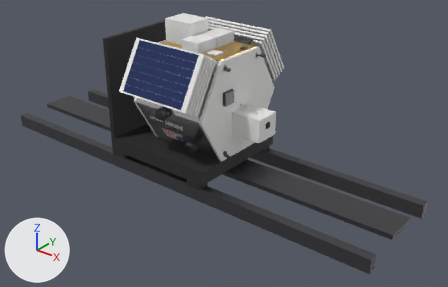
An edit to the glTF model frontend/public/models/aether.glb, drawn before and after from the same camera.
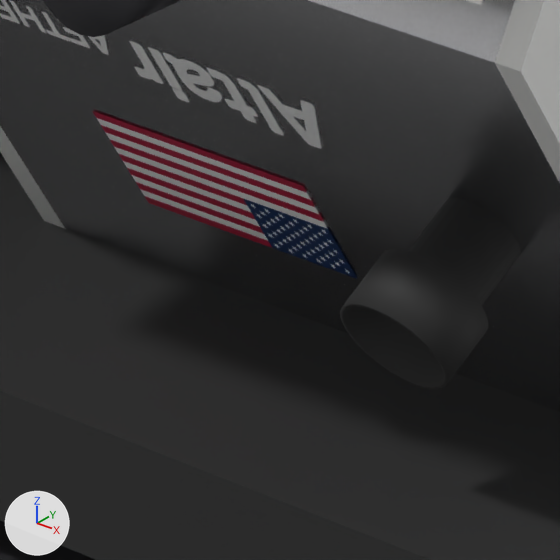
Old and new are each drawn whole from a 50 mm camera at (3.89, -3.83, 1.96) aimed at (0.81, 0.02, -0.42) and again close up on the part from 34% to 46% of the width and 41% to 59% of the height. Arrows for +X, +Y and +Z are at lower left; the lights stay in place. The older version's two pictures come first. Where no turn or scale is listed for an object, it has been applied to the vertices.

The scene before the commit, as lines of its bpy script (objects in view):
```python
me_craft_flag0 = bpy.data.meshes.new('craft_flag0')
me_craft_flag0.from_pydata(...)  # 91 vertices, 144 faces; spans x -1.0..1.0, y -0.26..0.26, z -0.46..0.46
me_craft_flag0.materials.append(mat_aether_flag)  # picture img_aether_flag
me_sled_base = bpy.data.meshes.new('sled_base')
me_sled_base.from_pydata(...)  # 28 vertices, 60 faces; spans x -0.538..0.538, y -0.5..0.5, z -0.06..0.06
me_sled_base.materials.append(mat_black)  # black #272727
me_star_tracker0 = bpy.data.meshes.new('star_tracker0')
me_star_tracker0.from_pydata(...)  # 146 vertices, 288 faces; spans x -0.0495..0.0495, y -0.0767..0.0695, z -0.0729..0.0603
me_star_tracker0.materials.append(mat_black)  # black #272727
ob_craft_flag0 = bpy.data.objects.new('craft_flag0', me_craft_flag0)
ob_craft_flag0.location = (0.5375, -0.3309, -0.2949)
ob_craft_flag0.scale = (0.114, 0.114, 0.114)
ob_sled_base = bpy.data.objects.new('sled_base', me_sled_base)
ob_sled_base.location = (0.4625, 0.0, -0.493)
ob_star_tracker0 = bpy.data.objects.new('star_tracker0', me_star_tracker0)
ob_star_tracker0.location = (0.85, -0.427, -0.2465)
# also in view: 'deck_lower' at (0.26, 0.0, 0.0); 'side_panels' at (0.62, 0.0, 0.0); 'deck_upper' at (0.99, 0.0, 0.0); 'craft_lettering0' at (0.54, -0.41, -0.16); 'solar_drive_r' at (0.62, -0.53, 0.0)
```
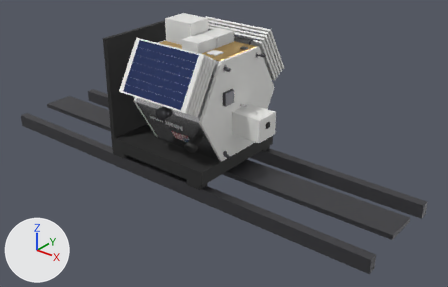
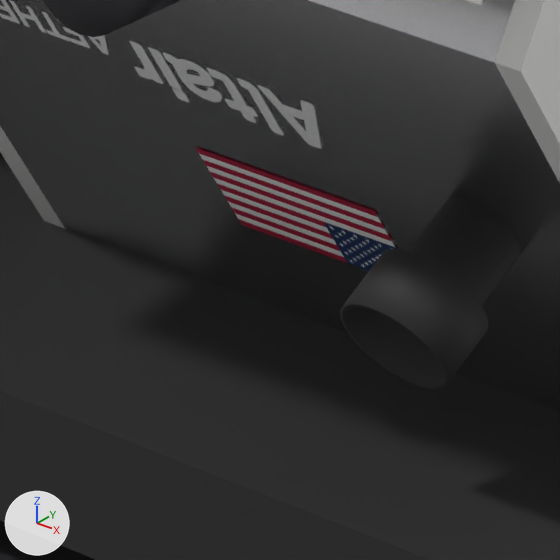
Where the change shows, as pixel boxes [x1, y1, x2, y2] in the close-ups (560 x 560 px):
'craft_flag0', moved, rescaled
    before: [92, 111, 357, 279]
    after: [195, 147, 396, 271]

What changed in the scene script:
```text
Change ob_craft_flag0:
    ob_craft_flag0.location: (0.5375, -0.3309, -0.2949) -> (0.6316, -0.3359, -0.2863)
    ob_craft_flag0.scale: (0.114, 0.114, 0.114) -> (0.095, 0.095, 0.095)
```
